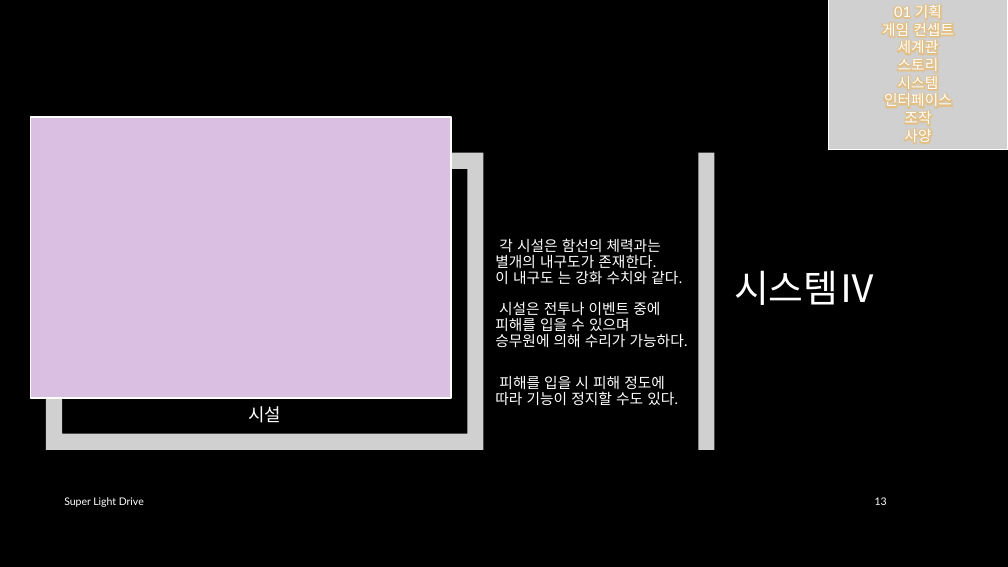
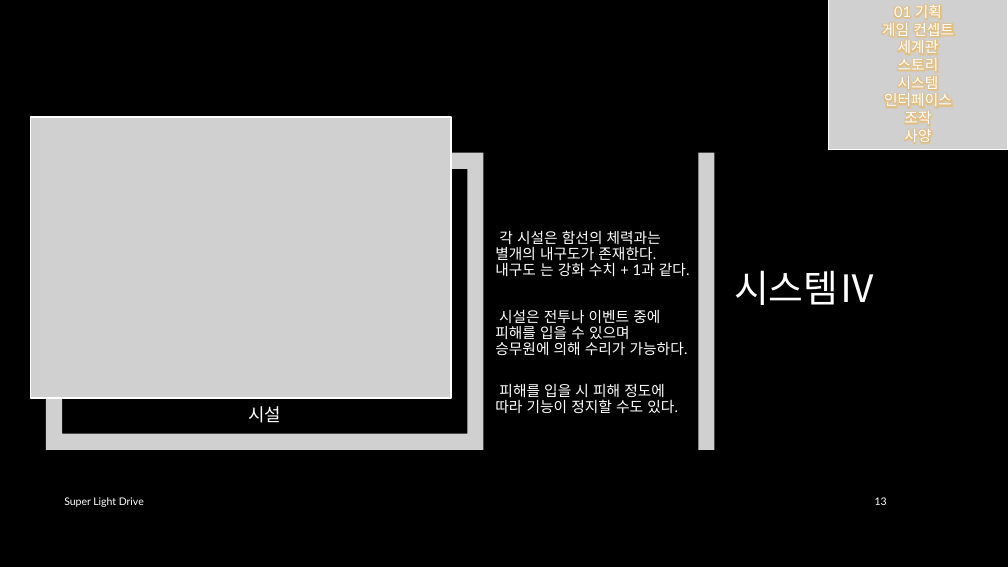
Before and after one commit to iconstudio/2017-Platformer, a slide deck: slide 13 of slides/SuperLightDrive_20171228.pptx. Drawn at 1008x567 pixels with LibreOffice and Linux fonts; fonts in the diff are those of the drawing; grey boxes stand for pictures; background and template pictures are left out. Boxes give left, top, right and bottom in pixels: in the first picture for what was removed or moved away, otherwise in the second. Text is boxed around its words. In the diff, an @@ line names an element or a change of style, - is before the commit and + after.

```diff
--- a/slides/SuperLightDrive_20171228.pptx
+++ b/slides/SuperLightDrive_20171228.pptx
@@ rectangle removed at bbox=[30, 117, 451, 399] @@
@@ picture added at bbox=[30, 117, 451, 399] @@
@@ text at bbox=[495, 230, 690, 355]: text changed @@
-각 시설은 함선의 체력과는 별개의 내구도가 존재한다.
-이 내구도 는 강화 수치와 같다.
-시설은 전투나 이벤트 중에 피해를 입을 수 있으며 승무원에 의해 수리가 가능하다.
+각 시설은 함선의 체력과는 별개의 내구도가 존재한다. 내구도 는 강화 수치 + 1과 같다.
+시설은 전투나 이벤트 중에 피해를 입을 수 있으며 승무원에 의해 수리가 가능하다.
```
Also in this commit, not shown: 6 other slides changed.
